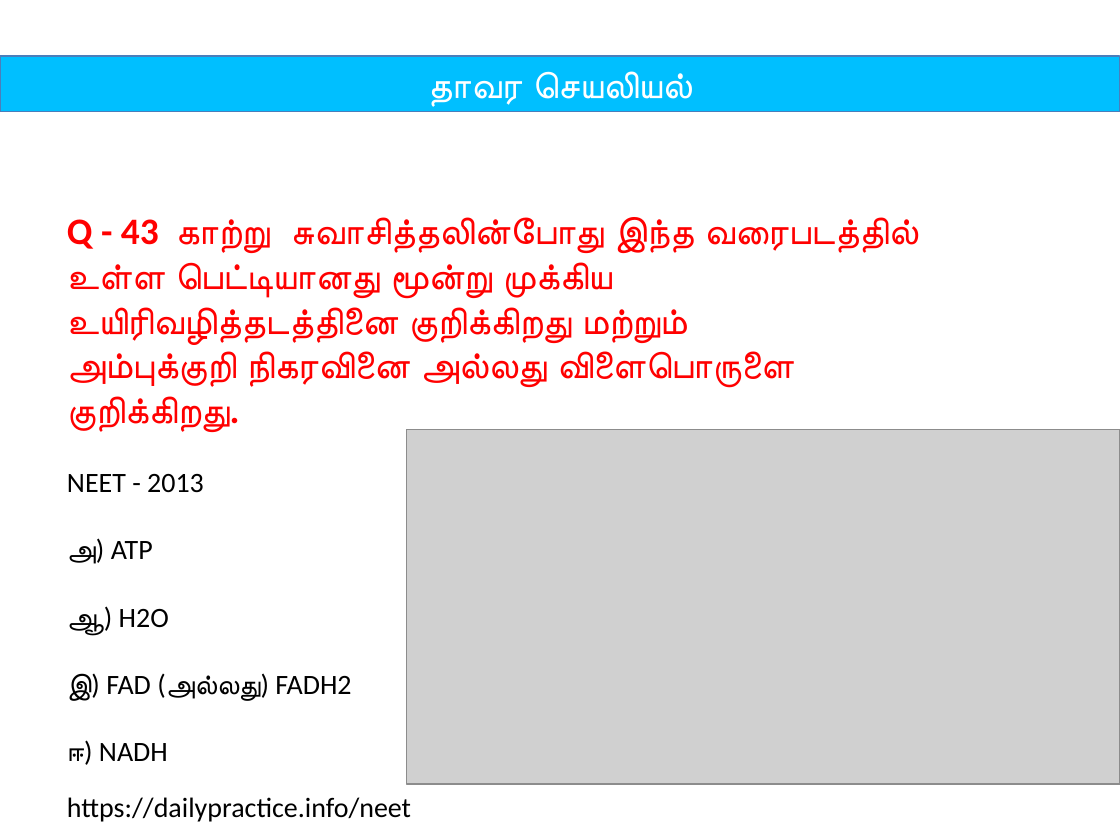
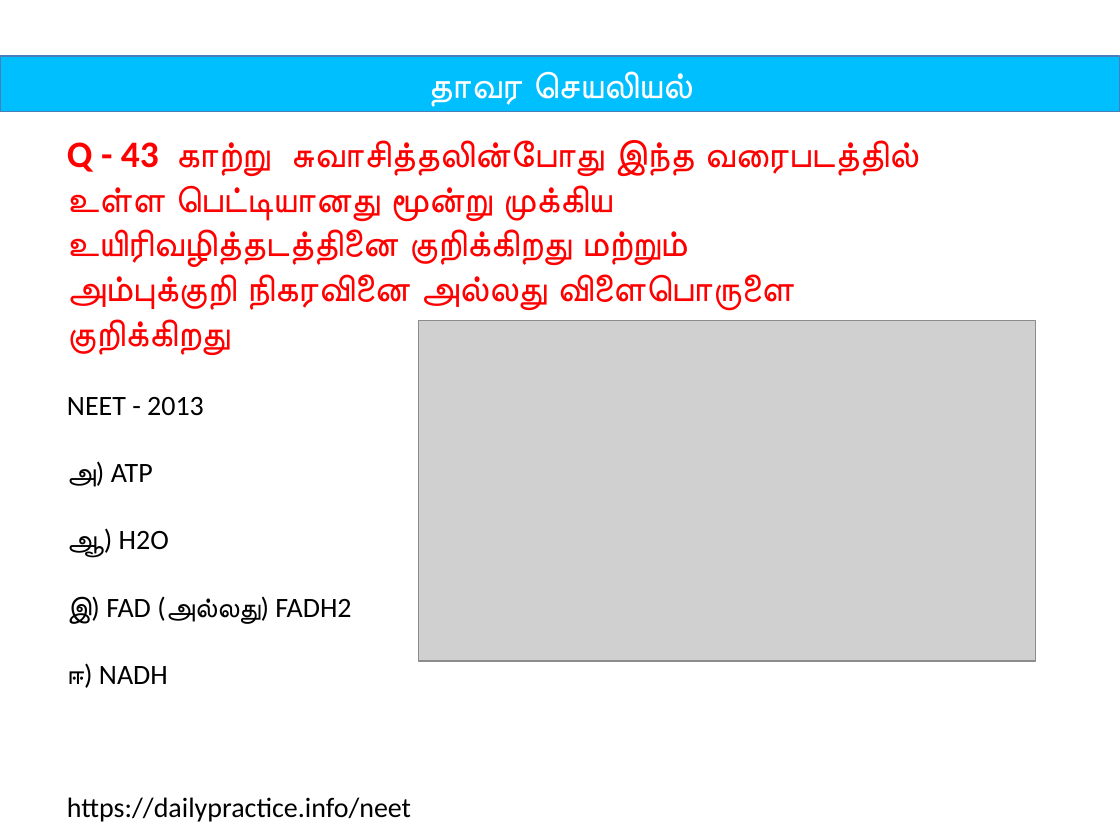
Before and after one commit to tvmani/tvmani.github.io, a slide deck: slide 86 of tamil_biology/unit_05_plant_physiology.pptx. Drawn at 1120x840 pixels with LibreOffice and Linux fonts; fonts in the diff are those of the drawing; grey boxes stand for pictures. Boxes give left, top, right and bottom in pixels: in the first picture for what was removed or moved away, otherwise in the second. Text is boxed around its words. In the diff, an @@ line names an element or a change of style, - is before the commit and + after.

```diff
--- a/tamil_biology/unit_05_plant_physiology.pptx
+++ b/tamil_biology/unit_05_plant_physiology.pptx
@@ text "Q - 43 காற்று சுவாசித்தலின்போது ..." moved from (x1=67, y1=217, x2=915, y2=635) to (x1=67, y1=140, x2=915, y2=688) @@
@@ text at (x1=67, y1=140, x2=915, y2=355): text changed @@
-Q - 43 காற்று சுவாசித்தலின்போது இந்த வரைபடத்தில்
-உள்ள பெட்டியானது மூன்று முக்கிய
-உயிரிவழித்தடத்தினை குறிக்கிறது மற்றும்
-அம்புக்குறி நிகரவினை அல்லது விளைபொருளை
-குறிக்கிறது.
+Q - 43 காற்று சுவாசித்தலின்போது இந்த வரைபடத்தில்
+உள்ள பெட்டியானது மூன்று முக்கிய
+உயிரிவழித்தடத்தினை குறிக்கிறது மற்றும்
+அம்புக்குறி நிகரவினை அல்லது விளைபொருளை
+குறிக்கிறது
@@ picture resized from (x1=407, y1=429, x2=1120, y2=784) to (x1=419, y1=320, x2=1036, y2=661) @@
```
Also in this commit, not shown: 39 other slides changed, 2 other files.
